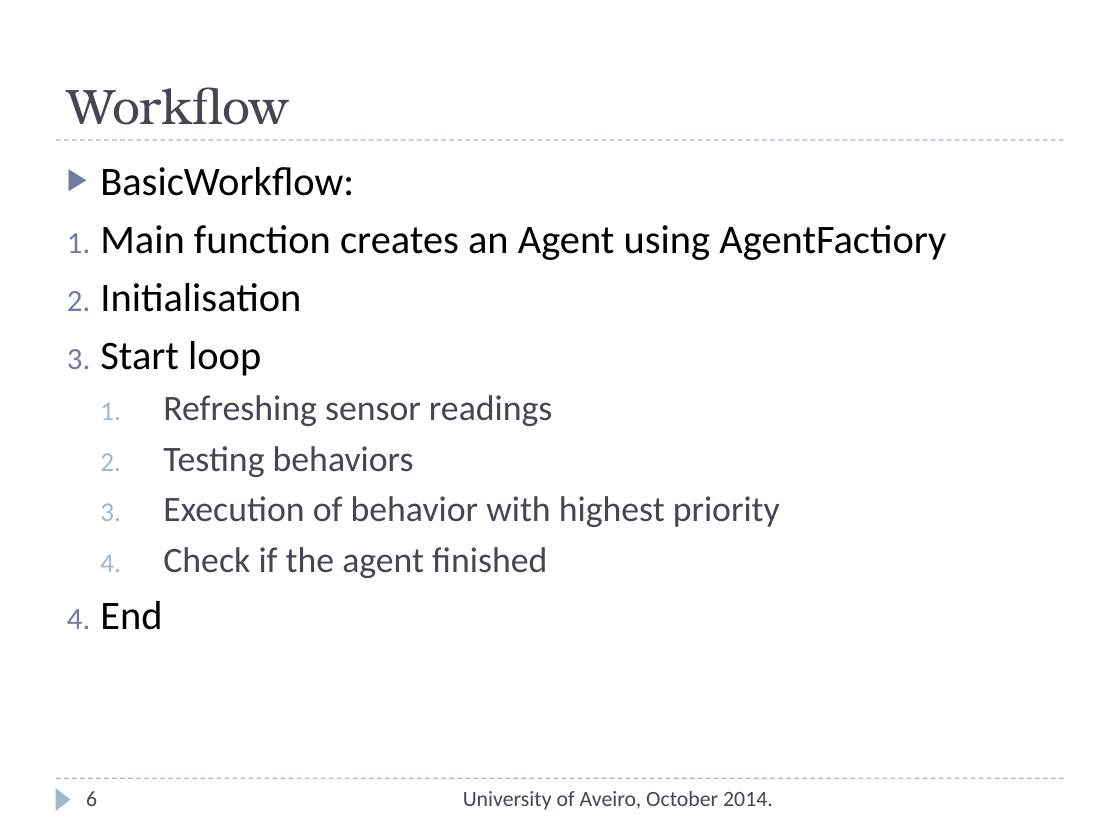
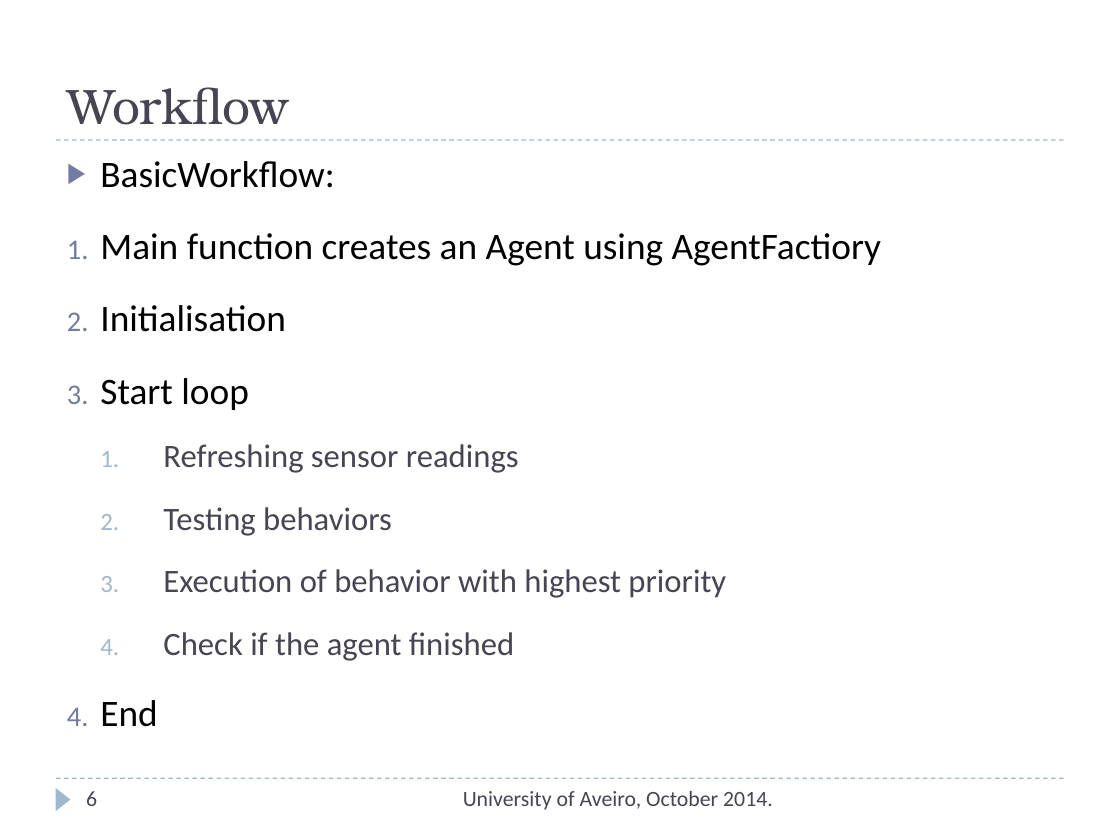
Before and after one commit to TravellerVS/RoboticAgent, a slide deck: slide 6 of Prezentacija.ppt. Drawn at 1120x840 pixels with LibreOffice and Linux fonts; fonts in the diff are those of the drawing. Boxes give left, top, right and bottom in pixels: in the first picture for what was removed or moved away, otherwise in the second. Text is boxed around its words. In the diff, an @@ line names an element or a change of style, - is before the commit and + after.

```diff
--- a/Prezentacija.ppt
+++ b/Prezentacija.ppt
@@ text "BasicWorkflow:" at [100,161,881,727]: size 26 to 24 pt in "BasicWorkflow:", "Main function creates an Agent using AgentFactiory", "Initialisation", "Start loop" and 1 more places; size 23 to 21 pt in "Refreshing sensor readings", "Testing behaviors", "Execution of behavior with highest priority", "Check if the agent finished"; line spacing 1 to 0.9; line spacing 1 to 1.4 @@
```
Also in this commit, not shown: 1 other slide changed, 3 other files.
